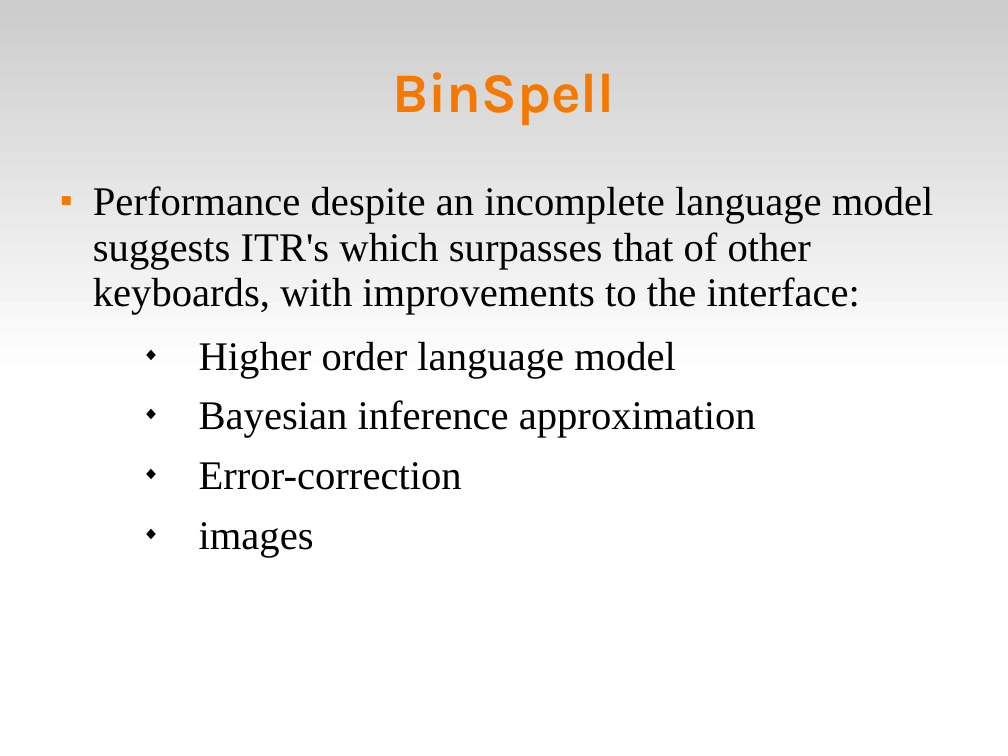
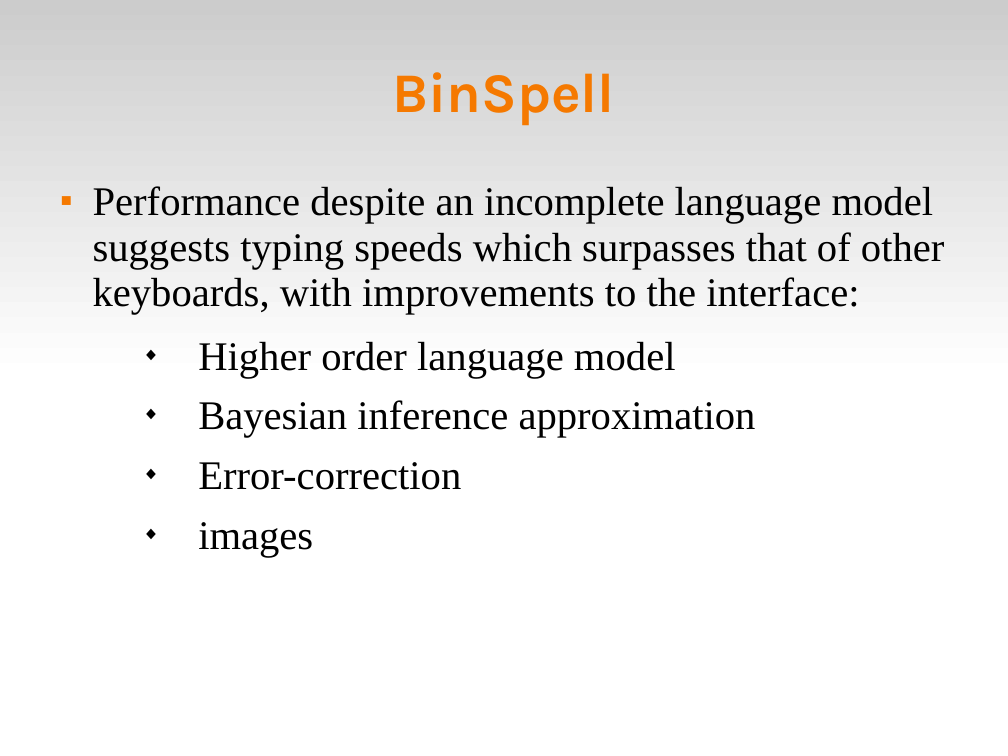
Before and after one commit to abdullah38rcc/BCI-Virtual-Keyboard, a slide deck: slide 15 of master's/docs/virtKey.ppt. Drawn at 1008x756 pixels with LibreOffice and Linux fonts; fonts in the diff are those of the drawing. Boxes give left, top, right and bottom in pixels: in the first picture for what was removed or moved away, otherwise in the second. Text is boxed around its words. In the diff, an @@ line names an element or a change of style, - is before the commit and + after.

```diff
--- a/master's/docs/virtKey.ppt
+++ b/master's/docs/virtKey.ppt
@@ text at [93,186,944,314]: text changed @@
-■ Performance despite an incomplete language model suggests ITR's which surpasses that of other keyboards, with improvements to the interface:
+■ Performance despite an incomplete language model suggests typing speeds which surpasses that of other keyboards, with improvements to the interface:
```
Also in this commit, not shown: 16 other slides changed, 2 other files.
